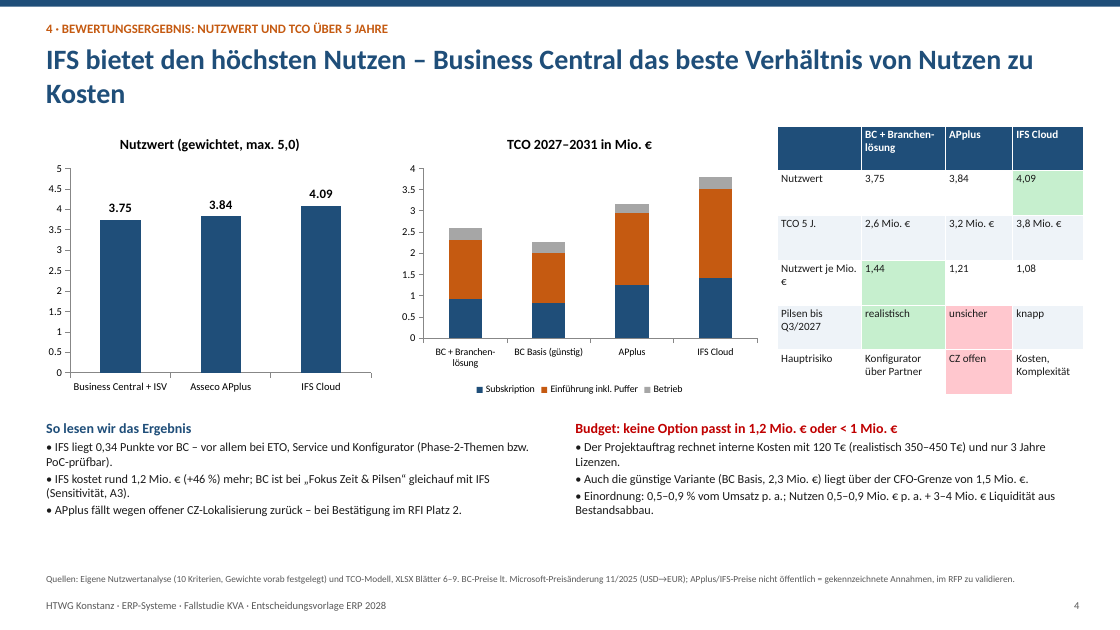
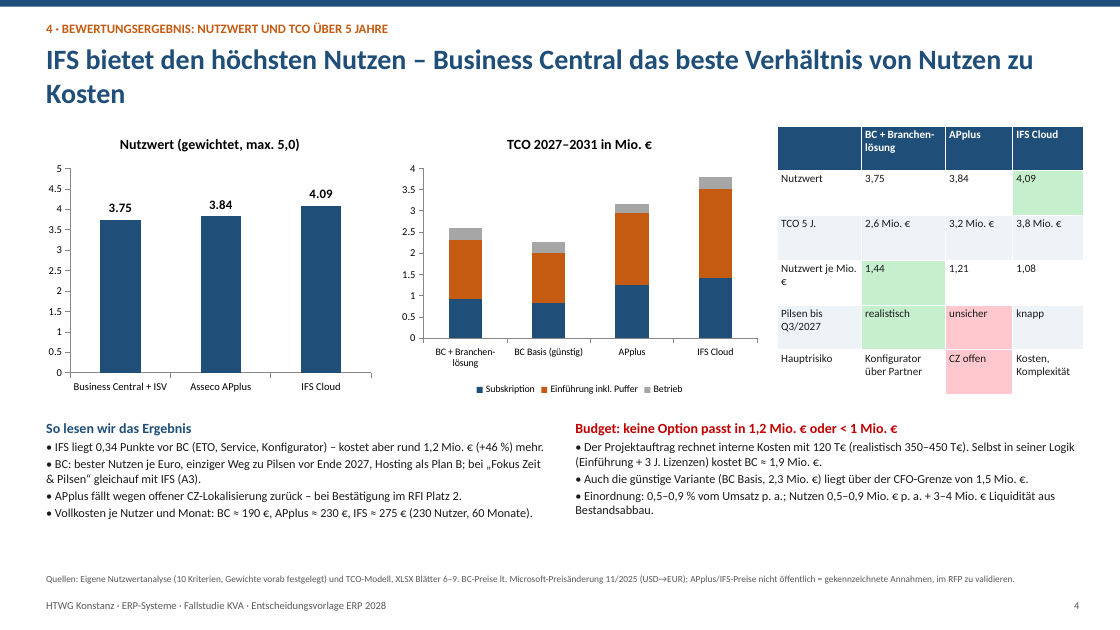
Before and after one commit to Layl10/ERP-Systeme, a slide deck: slide 4 of Abgabe/KVA_ERP2028_Management-Praesentation.pptx. Drawn at 1120x630 pixels with LibreOffice and Linux fonts; fonts in the diff are those of the drawing. Boxes give left, top, right and bottom in pixels: in the first picture for what was removed or moved away, otherwise in the second. Text is boxed around its words. In the diff, an @@ line names an element or a change of style, - is before the commit and + after.

```diff
--- a/Abgabe/KVA_ERP2028_Management-Praesentation.pptx
+++ b/Abgabe/KVA_ERP2028_Management-Praesentation.pptx
@@ text at [55, 442, 544, 485]: text changed @@
-• IFS liegt 0,34 Punkte vor BC – vor allem bei ETO, Service und Konfigurator (Phase-2-Themen bzw. PoC-prüfbar).
-• IFS kostet rund 1,2 Mio. € (+46 %) mehr; BC ist bei „Fokus Zeit & Pilsen“ gleichauf mit IFS (Sensitivität, A3).
+• IFS liegt 0,34 Punkte vor BC (ETO, Service, Konfigurator) – kostet aber rund 1,2 Mio. € (+46 %) mehr.
+• BC: bester Nutzen je Euro, einziger Weg zu Pilsen vor Ende 2027, Hosting als Plan B; bei „Fokus Zeit & Pilsen“ gleichauf mit IFS (A3).
@@ text at [575, 442, 1075, 468]: text changed @@
-• Der Projektauftrag rechnet interne Kosten mit 120 T€ (realistisch 350–450 T€) und nur 3 Jahre Lizenzen.
+• Der Projektauftrag rechnet interne Kosten mit 120 T€ (realistisch 350–450 T€). Selbst in seiner Logik (Einführung + 3 J. Lizenzen) kostet BC ≈ 1,9 Mio. €.
@@ text at [55, 508, 533, 519]: paragraph added @@
+• Vollkosten je Nutzer und Monat: BC ≈ 190 €, APplus ≈ 230 €, IFS ≈ 275 € (230 Nutzer, 60 Monate).
```
Also in this commit, not shown: 5 other slides changed, 4 slides added, 9 other files.
